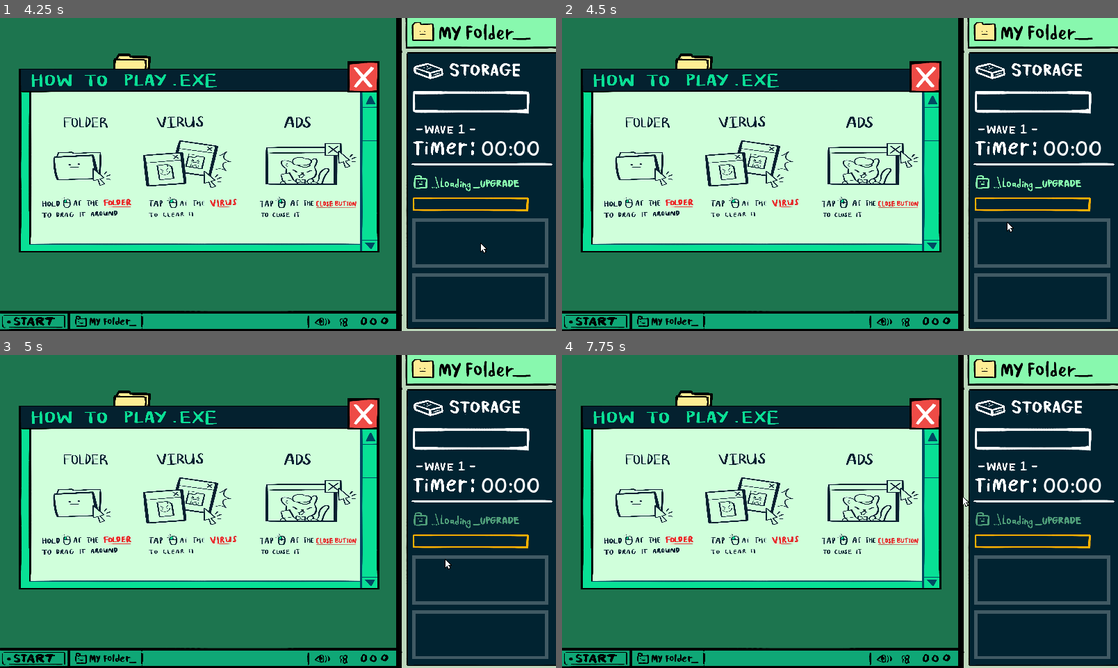
Above: before the commit, frames 1-4 (two rows, left to right).
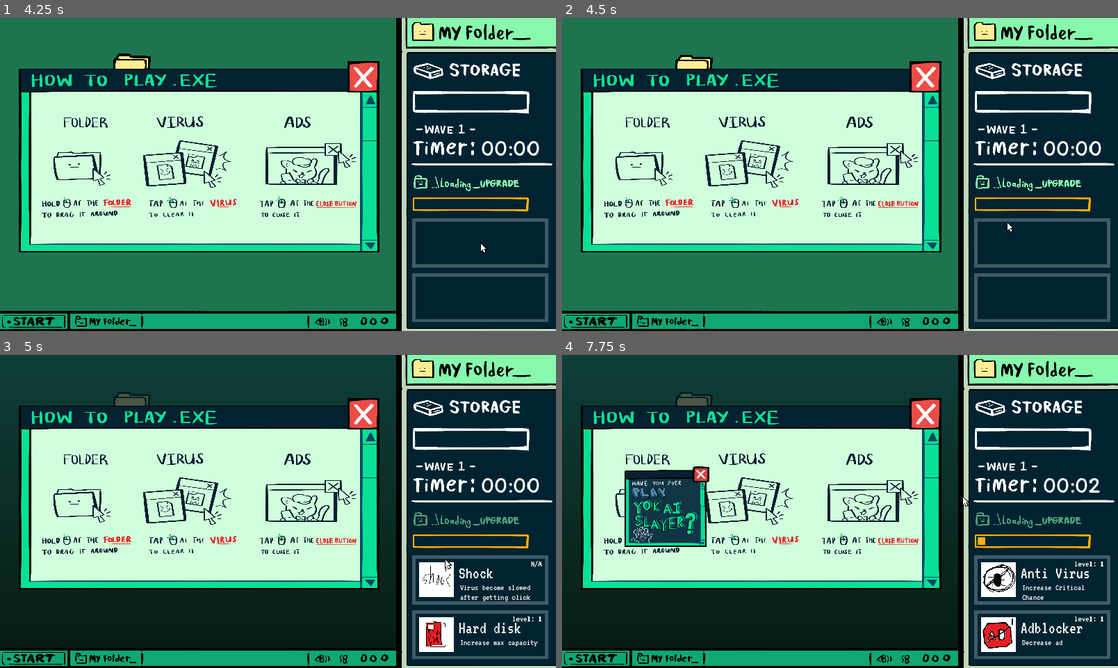
Above: after the commit, the same moments.

Repository: icheft524/Folder-Brawler
Game: Godot game, scene res://menu.tscn
The game is run twice, just before and just after one commit, with the same random seed, the same clock (stepped at 60 frames per second) and the same inputs. The engine's default icon, where the game draws it, is replaced by a stand-in: a white triangle on a blue panel in a dark square.
Inputs (mouse positions are in pixels of both pictures, inside the frame that each line leads up to):
- Up to frame 1 (4.25 s): click (16, 36) at 0.5 s; tap Enter (ui_accept) every 0.75 s from 1.25 to 3.5 s; drag from (478, 243) to (133, 68) at 1.27 s; drag from (478, 296) to (133, 68) at 2.02 s; move the mouse to (333, 105) at 2.77 s; press the mouse at (333, 105) at 2.78 s; release the mouse at (333, 105) at 3.5 s; drag from (250, 237) to (478, 243) at 3.52 s
- Up to frame 2 (4.5 s): tap Enter (ui_accept) at 4.25 s; move the mouse to (1006, 221) at 4.27 s; press the mouse at (1006, 221) at 4.28 s
- Up to frame 3 (5 s): tap Enter (ui_accept) at 4.52 s
- Up to frame 4 (7.75 s): release the mouse at (1006, 558) at 5 s; tap Enter (ui_accept) at 5, 7.52 s; drag from (673, 464) to (756, 433) at 5.02 s; move the mouse to (867, 511) at 5.77 s; press the mouse at (867, 511) at 5.78 s; release the mouse at (867, 511) at 6.5 s; drag from (756, 433) to (1040, 580) at 6.52 s; move the mouse to (962, 495) at 7.27 s; press the mouse at (962, 495) at 7.28 s

Frame 1 is identical in both runs. In frame 2, less than 0.1% of the frame differs, in the area x 20-28%, y 11-16%; in frame 3, 30%; in frame 4, 34%, in the area x 0-98%, y 0-95%.

Commit message:
pop v1

Diff:
--- a/folder/upgrade/itemoption.gd
+++ b/folder/upgrade/itemoption.gd
@@ -30,7 +30,7 @@
 	itemIcon.texture = load(UpgradeDb.UPGRADES[item]["icon"])
 
 func _input(event):
-	if event.is_action("leftclick") and global.tutorial == false:
+	if event.is_action("leftclick"):
 		if mouse_over == true:
 			global.on_upgrade = false
 			outline.modulate.a = unhighlight
--- a/global.gd
+++ b/global.gd
@@ -19,7 +19,8 @@
 var mouse_inv_tab = false
 var mouse_inv_close = false
 var mouse_inv_drag = false
-var tutorial
+var pop_start_tutorial = false
+var pop_enter_tutorial = false
 
 signal boss_dies
 
--- a/popup.gd
+++ b/popup.gd
@@ -16,21 +16,21 @@
 
 
 func _ready():
-	global.tutorial = true
-	get_tree().paused = true
-	image.visible = true
-	close_but.visible = true
-	showpo()
+	showpo(global.pop_start_tutorial)
+	global.pop_start_tutorial = true
 
 
-func showpo():
-	image.scale = normal
-	var tween = create_tween()
-	tween.tween_property(image,"scale",normal + pop,0.5).set_trans(Tween.TRANS_QUINT).set_ease(Tween.EASE_OUT)
-	tween.play()
+func showpo(is_show: bool):
+	if !is_show:
+		get_tree().paused = true
+		image.visible = true
+		close_but.visible = true
+		image.scale = normal
+		var tween = create_tween()
+		tween.tween_property(image,"scale",normal + pop,0.5).set_trans(Tween.TRANS_QUINT).set_ease(Tween.EASE_OUT)
+		tween.play()
 
 func closepo():
-	global.tutorial = false
 	image.visible = false
 	close_but.visible = false
 	if !global.on_upgrade:
--- a/popup.tscn
+++ b/popup.tscn
@@ -10,6 +10,7 @@
 
 [node name="image" type="Sprite2D" parent="."]
 process_mode = 2
+visible = false
 position = Vector2(549, 267)
 scale = Vector2(0.369026, 0.274029)
 texture = ExtResource("2_8l3el")
